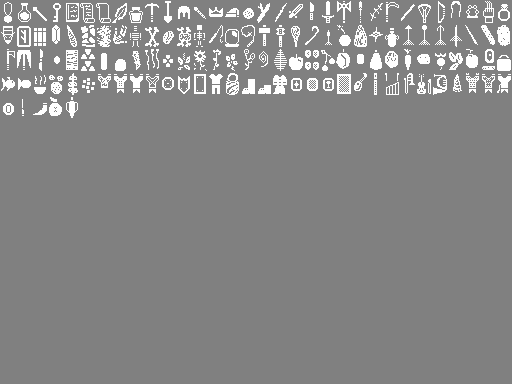
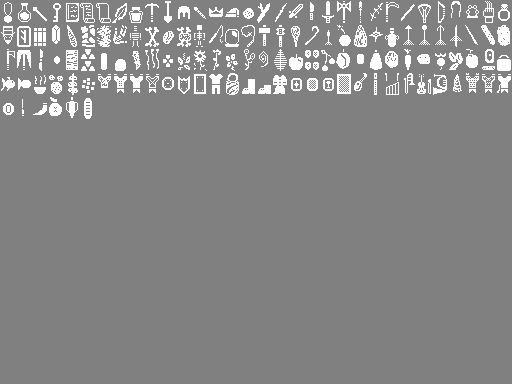
Comparing the layer stacks of the two 512×384 images. Changes:
painted on "Background" over <box>84,98,92,119</box>
